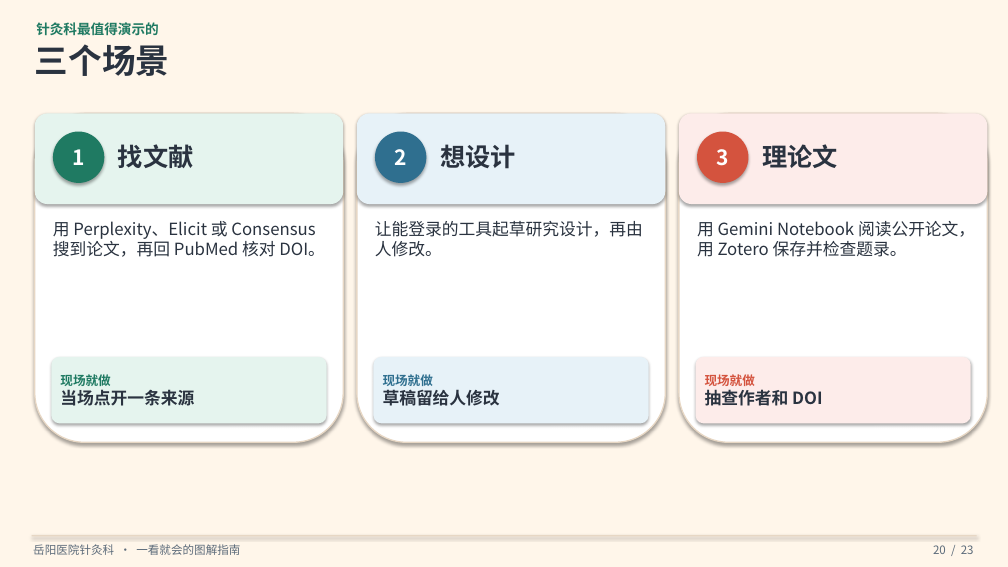
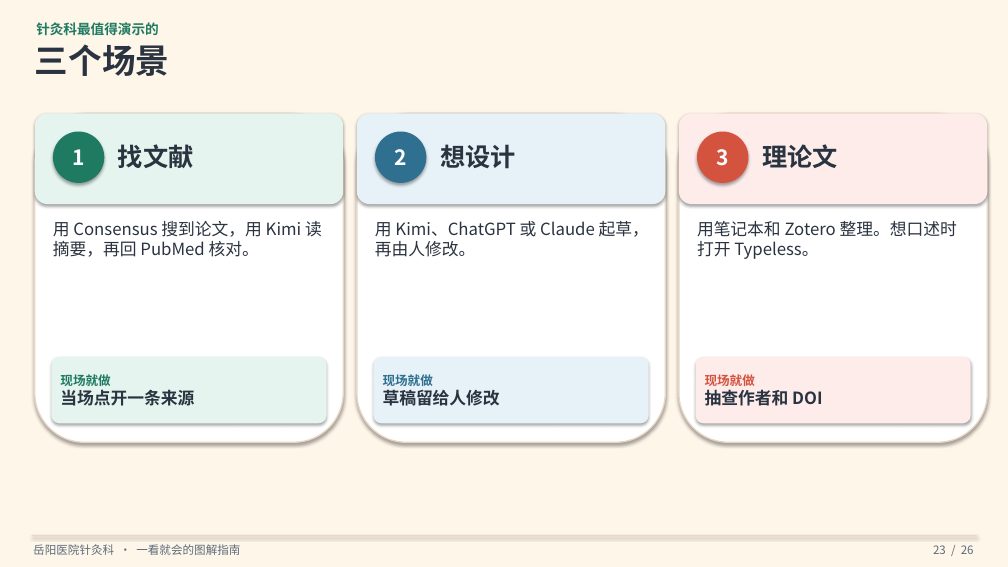
Before and after one commit to hujigang2010-maker/AIDEN, a slide deck: slide 23 of output/岳阳医院针灸科-VPN及国外AI软件安装使用指南.pptx (slide 20 before the commit). Drawn at 1008x567 pixels with LibreOffice and Linux fonts; fonts in the diff are those of the drawing. Boxes give left, top, right and bottom in pixels: in the first picture for what was removed or moved away, otherwise in the second. Text is boxed around its words. In the diff, an @@ line names an element or a change of style, - is before the commit and + after.

```diff
--- a/output/岳阳医院针灸科-VPN及国外AI软件安装使用指南.pptx
+++ b/output/岳阳医院针灸科-VPN及国外AI软件安装使用指南.pptx
@@ text at (x1=53, y1=221, x2=322, y2=257): text changed @@
-用 Perplexity、Elicit 或 Consensus 搜到论文，再回 PubMed 核对 DOI。
+用 Consensus 搜到论文，用 Kimi 读摘要，再回 PubMed 核对。
@@ text at (x1=375, y1=221, x2=649, y2=257): text changed @@
-让能登录的工具起草研究设计，再由人修改。
+用 Kimi、ChatGPT 或 Claude 起草，再由人修改。
@@ text at (x1=697, y1=221, x2=957, y2=259): text changed @@
-用 Gemini Notebook 阅读公开论文，用 Zotero 保存并检查题录。
+用笔记本和 Zotero 整理。想口述时打开 Typeless。
@@ text at (x1=933, y1=545, x2=974, y2=554): text changed @@
-20 / 23
+23 / 26
```
Also in this commit, not shown: 20 other slides changed, 5 slides added, 2 slides removed, 4 other files.
